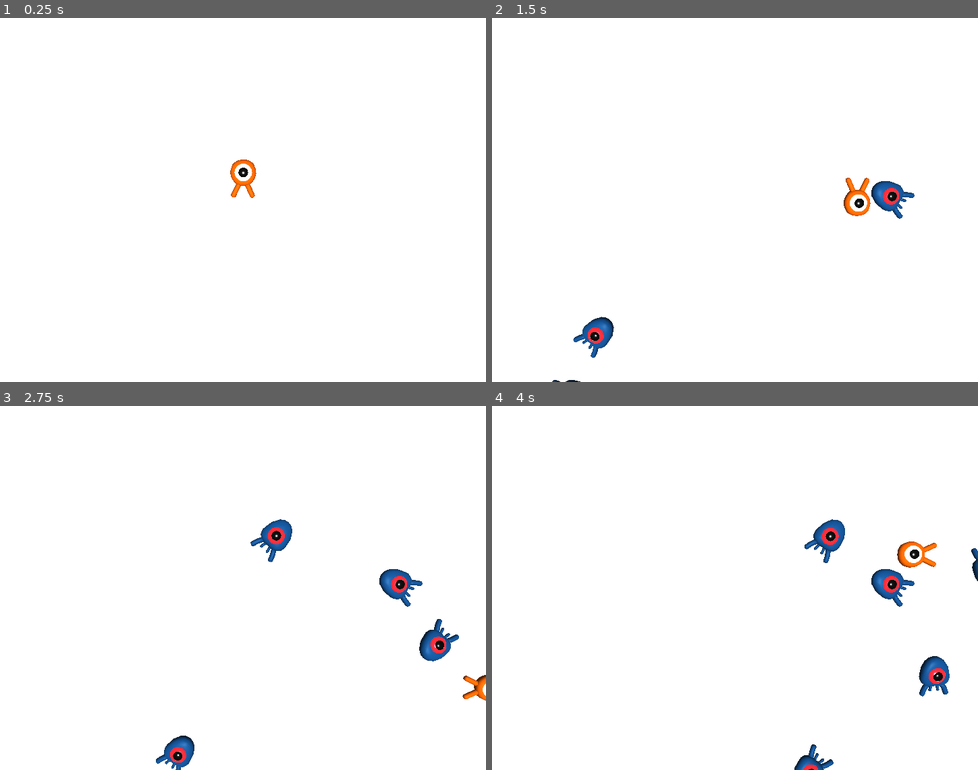
Above: before the commit, frames 1-4 (two rows, left to right).
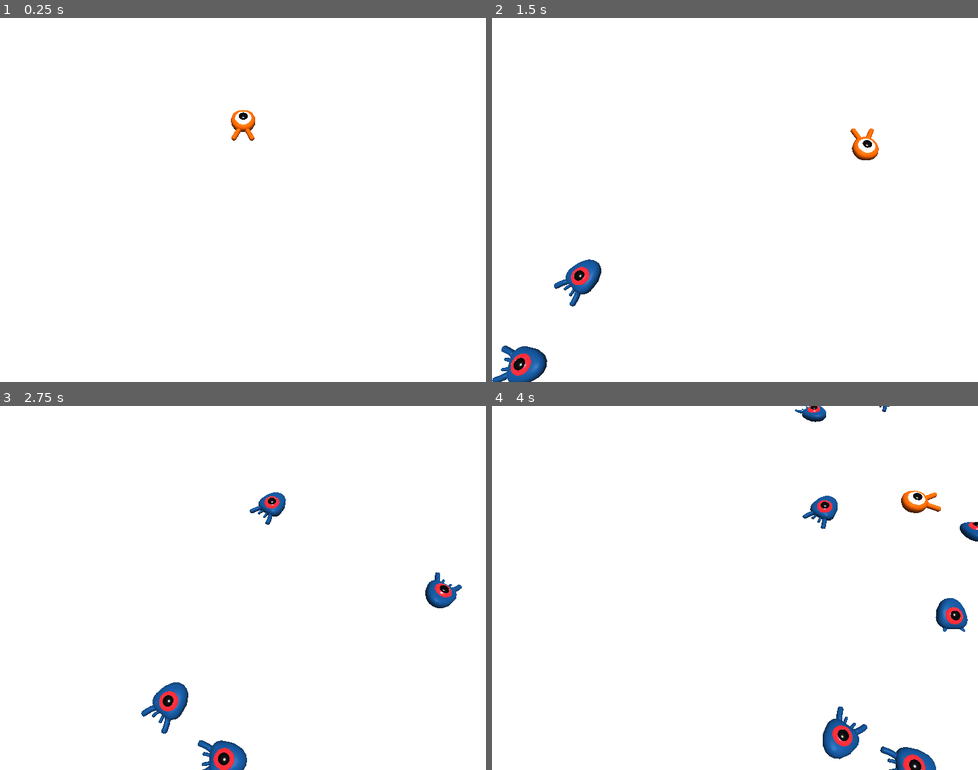
Above: after the commit, the same moments.

Repository: 1u1ucas/First3DProject
Game: Godot game, scene res://Main.tscn
Two runs of this game, one before a commit and one after it. Both use one fixed random seed, a clock stepped at 60 frames per second and the inputs below. Before the commit the project has no main scene; this scene is started directly in both runs.
Inputs:
- Up to frame 1 (0.25 s): no input
- Up to frame 2 (1.5 s): hold D (move_right) 0.53-1.28 s; tap Space (jump) at 0.6, 0.77, 1.07, 1.35 s; hold S (move_back) from 1.28 s (still down)
- Up to frame 3 (2.75 s): tap Space (jump) at 1.52, 1.82, 2.1 s; release S (move_back) at 2.03 s; hold D (move_right) from 2.03 s (still down)
- Up to frame 4 (4 s): release D (move_right) at 2.78 s; hold W (move_forward) 2.78-3.53 s; tap Space (jump) at 2.85, 3.02, 3.32, 3.6, 3.77 s; hold A (move_left) from 3.53 s (still down)

The runs differ from the first frame. In frame 1, 0.5% of the frame differs, in the area x 47-53%, y 25-50%; in frame 2, 2.9%; in frame 3, 4.2%; in frame 4, 4.8%, in the area x 62-100%, y 0-100%.

Commit message:
add the jump movement and the destruction of the mob when jumping over

Diff:
--- a/Main.tscn
+++ b/Main.tscn
@@ -28,6 +28,8 @@
 
 [node name="Ground" type="StaticBody" parent="."]
 transform = Transform( 1, 0, 0, 0, 1, 0, 0, 0, 1, 0, -1.0003, 0 )
+collision_layer = 4
+collision_mask = 0
 
 [node name="CollisionShape" type="CollisionShape" parent="Ground"]
 shape = SubResource( 1 )
@@ -43,7 +45,7 @@
 [node name="CameraPivot" type="Position3D" parent="."]
 
 [node name="Camera" type="Camera" parent="CameraPivot"]
-transform = Transform( 1, 0, 0, 0, -0.0353532, 0.999375, 0, -0.999375, -0.0353532, 0, 32.6165, 1.03468 )
+transform = Transform( 1, 0, 0, 0, 0.469071, 0.883161, 0, -0.883161, 0.469071, 0, 27.6165, 21.0347 )
 fov = 50.0
 near = 0.01
 far = 87.4
@@ -52,20 +54,21 @@
 transform = Transform( 1, 0, 0, 0, 1, 0, 0, 0, 1, -20, 0, -14 )
 
 [node name="MeshInstance" type="MeshInstance" parent="Cylinders"]
+transform = Transform( 1, 0, 0, 0, 1, 0, 0, 0, 1, -6, 0, -3 )
 mesh = SubResource( 3 )
 
 [node name="MeshInstance2" type="MeshInstance" parent="Cylinders"]
-transform = Transform( 1, 0, 0, 0, 1, 0, 0, 0, 1, -1, 0, 33 )
+transform = Transform( 1, 0, 0, 0, 1, 0, 0, 0, 1, 4, 0, 35 )
 mesh = SubResource( 3 )
 skeleton = NodePath("")
 
 [node name="MeshInstance3" type="MeshInstance" parent="Cylinders"]
-transform = Transform( 1, 0, 0, 0, 1, 0, 0, 0, 1, 41, 0, 33 )
+transform = Transform( 1, 0, 0, 0, 1, 0, 0, 0, 1, 35, 0, 35 )
 mesh = SubResource( 3 )
 skeleton = NodePath("")
 
 [node name="MeshInstance4" type="MeshInstance" parent="Cylinders"]
-transform = Transform( 1, 0, 0, 0, 1, 0, 0, 0, 1, 40, 0, 0 )
+transform = Transform( 1, 0, 0, 0, 1, 0, 0, 0, 1, 45, 0, -3 )
 mesh = SubResource( 3 )
 skeleton = NodePath("")
 
--- a/Mob.gd
+++ b/Mob.gd
@@ -1,41 +1,61 @@
 extends KinematicBody
 
-# Minimum speed of the mob in meters per second.
+export var bounce_impulse = 16
+# Vitesse minimale du mob en mètres par seconde.
 export var min_speed = 10
-# Maximum speed of the mob in meters per second.
+# Vitesse maximale du mob en mètres par seconde.
 export var max_speed = 18
 
 var velocity = Vector3.ZERO
 
+signal squashed
+
 func _ready():
-	# Ensure the signal is connected
+	# Assurez-vous que le signal est connecté
 	if not $VisibilityNotifier.is_connected("screen_exited", self, "_on_VisibilityNotifier_screen_exited"):
-		$VisibilityNotifier.connect("screen_exited", self, "_on_VisibilityNotifier_screen_exited")
+		var result = $VisibilityNotifier.connect("screen_exited", self, "_on_VisibilityNotifier_screen_exited")
+		if result != OK:
+			print("Failed to connect 'screen_exited' signal")
 
 func _physics_process(_delta):
 	velocity = move_and_slide(velocity)
 
-# This function will be called from the Main scene.
+	for i in range(get_slide_count()):
+		var collision = get_slide_collision(i)
+
+		if collision.collider and collision.collider.is_in_group("mob"):
+			var mob = collision.collider
+			if Vector3.UP.dot(collision.normal) > 0.1:
+				if mob.has_method("squash"):
+					mob.squash()
+				velocity.y = bounce_impulse
+				break
+
+# Cette fonction sera appelée depuis la scène principale.
 func initialize(start_position, player_translation):
-	# We position the mob by placing it at start_position
+	# Nous positionnons le mob en le plaçant à start_position
 	global_transform.origin = start_position
 
-	# and rotate it towards player_translation, so it looks at the player.
+	# et nous le faisons tourner vers player_translation, pour qu'il regarde le joueur.
 	look_at(player_translation, Vector3.UP)
 
-	# Rotate this mob randomly within range of -45 and +45 degrees,
-	# so that it doesn't move directly towards the player.
+	# Faire tourner ce mob aléatoirement dans une plage de -45 à +45 degrés,
+	# pour qu'il ne se déplace pas directement vers le joueur.
 	rotate_y(rand_range(-PI / 4, PI / 4))
 
-	# We calculate a random speed (integer)
+	# Nous calculons une vitesse aléatoire (entier)
 	var random_speed = int(rand_range(min_speed, max_speed))
 
-	# We calculate a forward velocity that represents the speed.
+	# Nous calculons une vélocité avant qui représente la vitesse.
 	velocity = Vector3.FORWARD * random_speed
 
-	# We then rotate the velocity vector based on the mob's Y rotation
-	# in order to move in the direction the mob is looking.
+	# Nous faisons ensuite tourner le vecteur de vélocité en fonction de la rotation Y du mob
+	# pour qu'il se déplace dans la direction où le mob regarde.
 	velocity = velocity.rotated(Vector3.UP, rotation.y)
 
 func _on_VisibilityNotifier_screen_exited():
 	queue_free()
+
+func squash():
+	emit_signal("squashed")
+	queue_free()
--- a/Mob.tscn
+++ b/Mob.tscn
@@ -4,9 +4,11 @@
 [ext_resource path="res://Mob.gd" type="Script" id=2]
 
 [sub_resource type="BoxShape" id=1]
-extents = Vector3( 0.854469, 0.591041, 1.02611 )
+extents = Vector3( 1.15578, 1.1348, 1.48096 )
 
-[node name="Mob" type="KinematicBody"]
+[node name="Mob" type="KinematicBody" groups=["mob"]]
+collision_layer = 2
+collision_mask = 0
 script = ExtResource( 2 )
 
 [node name="Pivot" type="Spatial" parent="."]
--- a/Player.gd
+++ b/Player.gd
@@ -2,6 +2,8 @@
 
 export var speed = 14
 export var fall_acceleration = 75
+export var jump_impulse = 16
+export var bounce_impulse = 16
 
 var velocity = Vector3.ZERO
 
@@ -28,4 +30,21 @@
 	else:
 		target_velocity.y = 0
 
+	if is_on_floor() and Input.is_action_just_pressed("jump"):
+		target_velocity.y = jump_impulse
+
 	velocity = move_and_slide(target_velocity, Vector3.UP)
+
+	# Iterate through all collisions that occurred this frame
+	for i in range(get_slide_count()):
+		var collision = get_slide_collision(i)
+
+		if collision.collider and collision.collider.is_in_group("mob"):
+			var mob = collision.collider
+			# Check if the player is hitting the mob from above.
+			if Vector3.UP.dot(collision.normal) > 0.1:
+				# If so, squash the mob and bounce.
+				if mob.has_method("squash"):
+					mob.squash()
+				velocity.y = bounce_impulse
+				break
--- a/Player.tscn
+++ b/Player.tscn
@@ -7,6 +7,7 @@
 radius = 1.01221
 
 [node name="Player" type="KinematicBody"]
+collision_mask = 6
 script = ExtResource( 2 )
 
 [node name="Pivot" type="Spatial" parent="."]
--- a/project.godot
+++ b/project.godot
@@ -15,6 +15,7 @@
 [application]
 
 config/name="Squash the Creeps (3D)"
+run/main_scene="res://Main.tscn"
 config/icon="res://icon.png"
 
 [display]
@@ -50,6 +51,12 @@
  ]
 }
 
+[layer_names]
+
+3d_physics/layer_1="player"
+3d_physics/layer_2="enemies"
+3d_physics/layer_3="world"
+
 [rendering]
 
 quality/driver/driver_name="GLES2"
